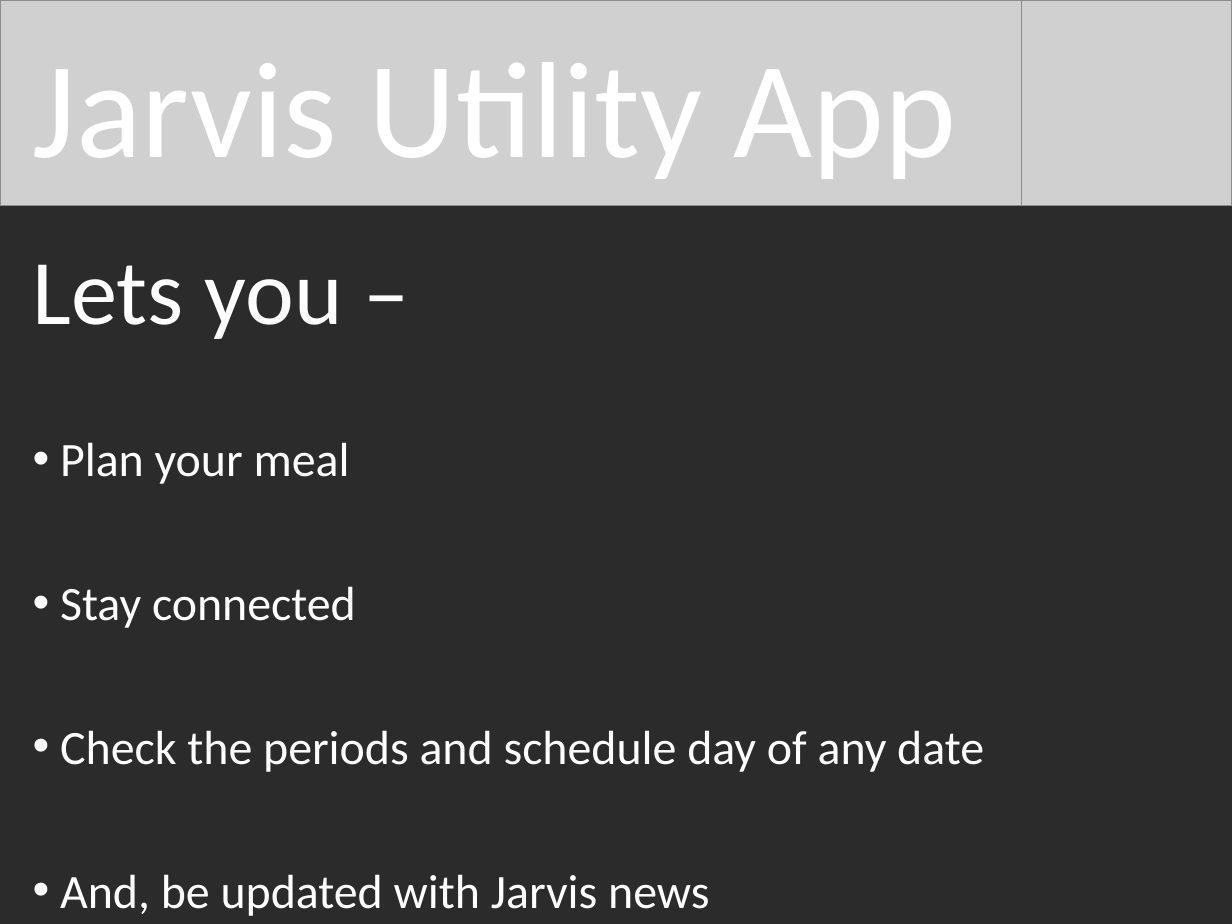
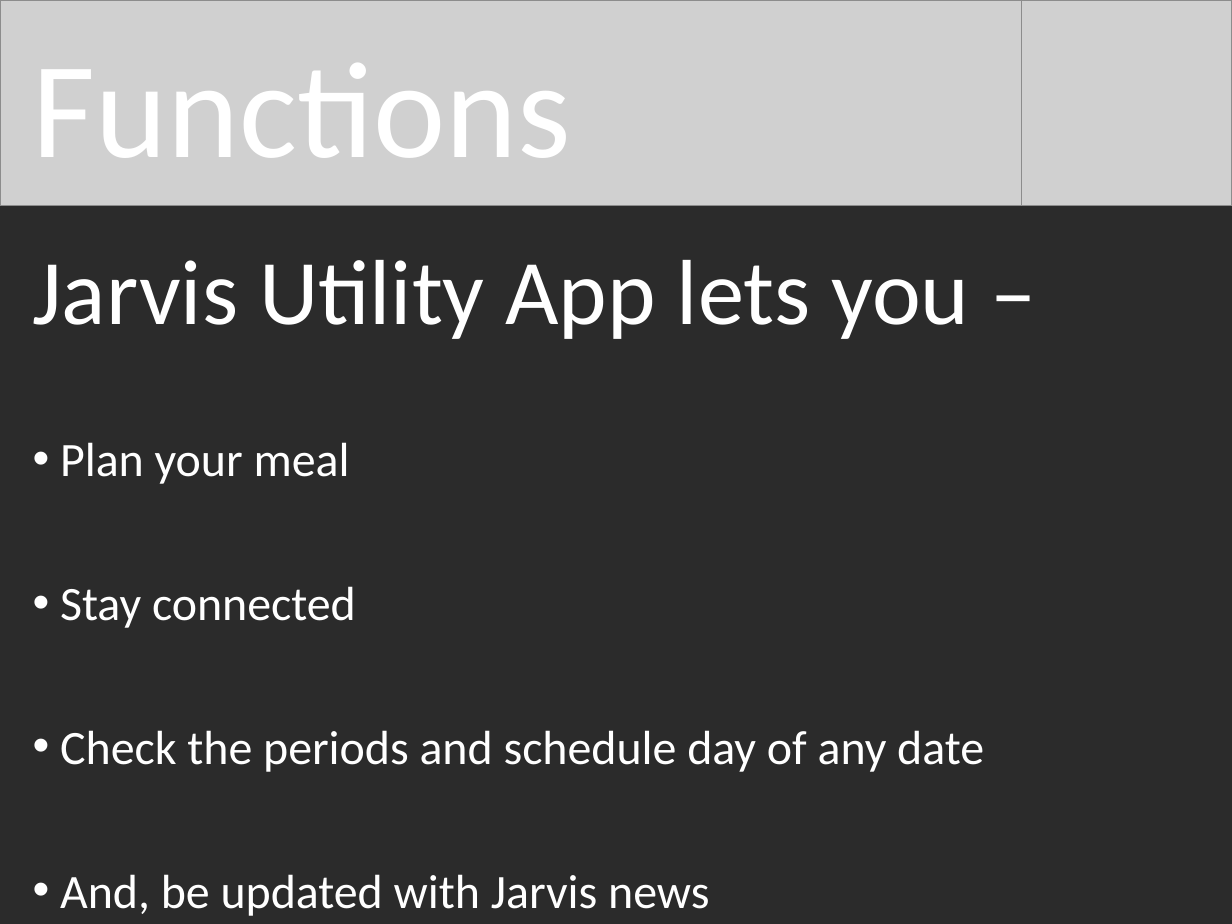
Before and after one commit to superMsp10/Jarvis_Android, a slide deck: slide 3 of Resources/presentation/Jarvis Utility App Presentation.pptx (slide 2 before the commit). Drawn at 1232x924 pixels with LibreOffice and Linux fonts; fonts in the diff are those of the drawing; grey boxes stand for pictures; background and template pictures are left out; a plain dark background stands for a picture behind light text. Boxes give left, top, right and bottom in pixels: in the first picture for what was removed or moved away, otherwise in the second. Text is boxed around its words. In the diff, an @@ line names an element or a change of style, - is before the commit and + after.

```diff
--- a/Resources/presentation/Jarvis Utility App Presentation.pptx
+++ b/Resources/presentation/Jarvis Utility App Presentation.pptx
@@ title at [33, 63, 571, 158]: text changed @@
-Jarvis Utility App
+Functions
@@ text at [33, 260, 969, 339]: text changed @@
-Lets you –
+Jarvis Utility App lets you –
```
Also in this commit, not shown: 2 slides added, 3 other files.
